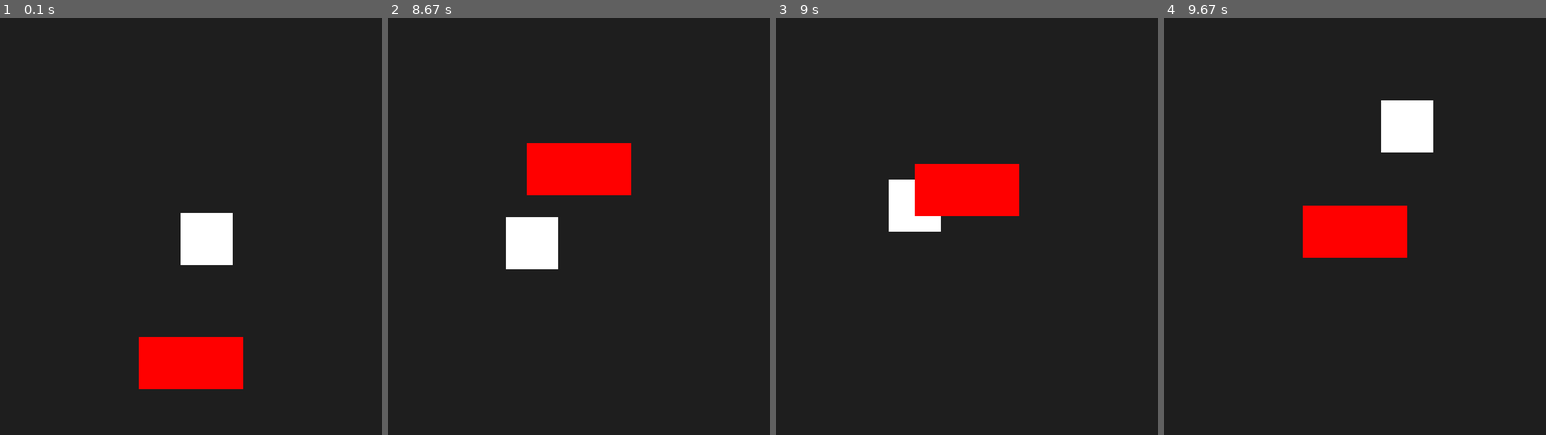
Above: before the commit, frames 1-4 (left to right).
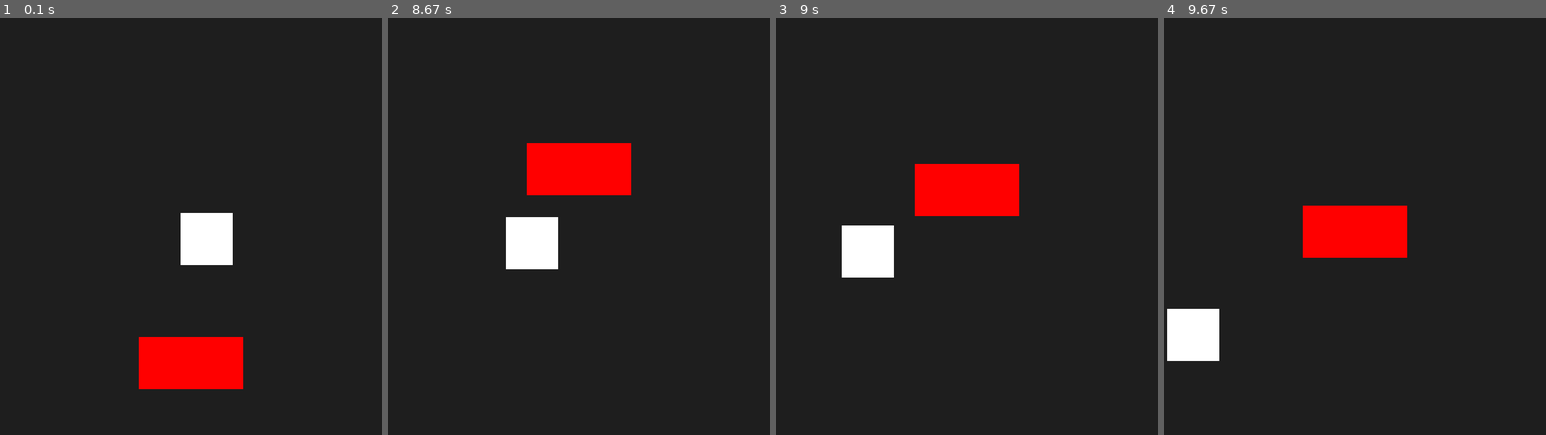
Above: after the commit, the same moments.

Repository: brccabral/Python_Pygame_CollisionsStaticMoving
Game: pygame game, started from main.py
Two runs of this game, one before a commit and one after it. Both use one fixed random seed, a clock stepped at 60 frames per second and the inputs below.
Inputs:
- Up to frame 1 (0.1 s): no input
- Up to frame 2 (8.67 s): no input
- Up to frame 3 (9 s): no input
- Up to frame 4 (9.67 s): no input

Frames 1-2 are identical in both runs. In frame 3, 2.8% of the frame differs, in the area x 17-44%, y 38-63%; in frame 4, 3.4%, in the area x 0-71%, y 19-83%.

Commit message:
check direction of each collision

Diff:
--- a/main.py
+++ b/main.py
@@ -21,13 +21,25 @@
     # collision with other rect
     collision_tolerance = 10
     if moving_rect.colliderect(other_rect):
-        if abs(other_rect.top - moving_rect.bottom) < collision_tolerance:
+        if (
+            abs(other_rect.top - moving_rect.bottom) < collision_tolerance
+            and y_speed > 0
+        ):
             y_speed *= -1
-        if abs(other_rect.bottom - moving_rect.top) < collision_tolerance:
+        if (
+            abs(other_rect.bottom - moving_rect.top) < collision_tolerance
+            and y_speed < 0
+        ):
             y_speed *= -1
-        if abs(other_rect.right - moving_rect.left) < collision_tolerance:
+        if (
+            abs(other_rect.right - moving_rect.left) < collision_tolerance
+            and x_speed < 0
+        ):
             x_speed *= -1
-        if abs(other_rect.left - moving_rect.right) < collision_tolerance:
+        if (
+            abs(other_rect.left - moving_rect.right) < collision_tolerance
+            and x_speed > 0
+        ):
             x_speed *= -1
 
     pygame.draw.rect(screen, "white", moving_rect)
